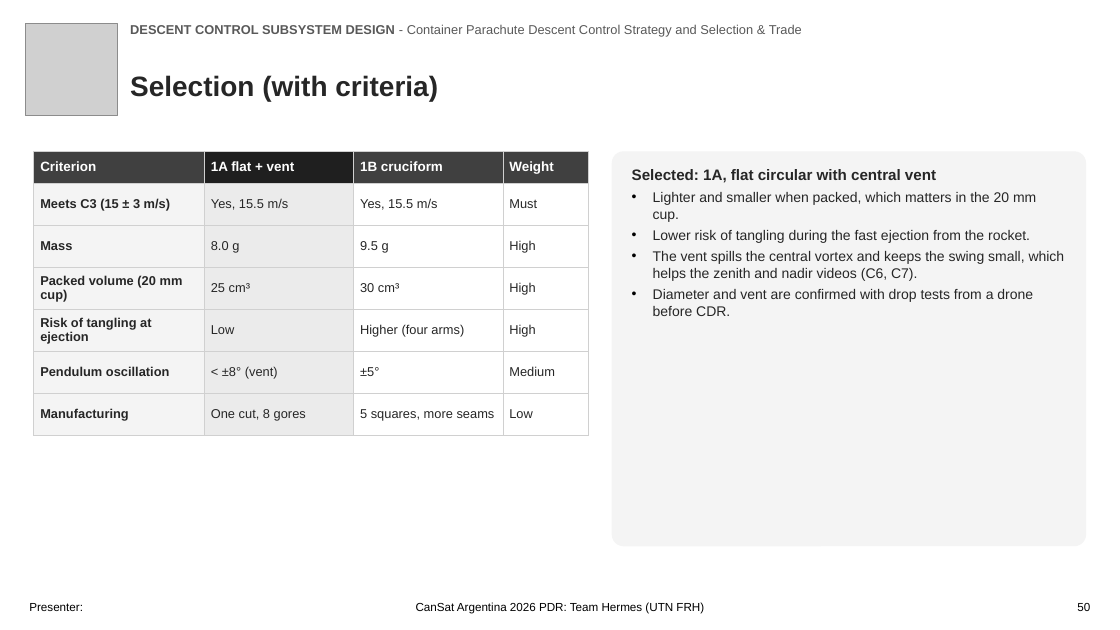
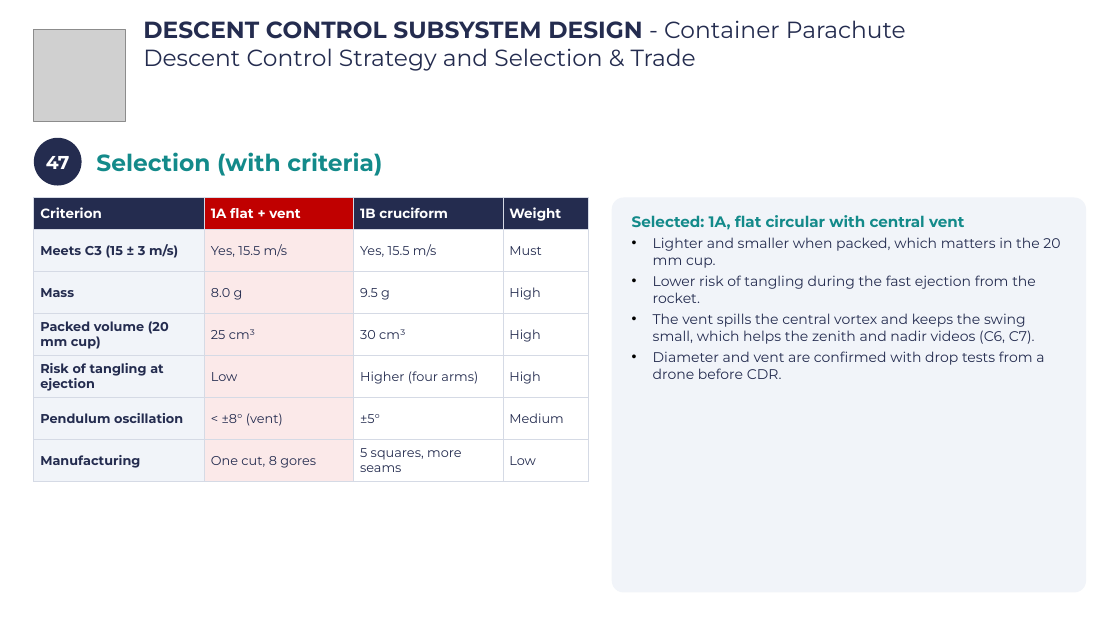
Before and after one commit to Caetano18/proyecto, a slide deck: slide 50 of cansat_pdr/laminas_plantilla/CanSat_PDR_Hermes_completo.pptx. Drawn at 1120x630 pixels with LibreOffice and Linux fonts; fonts in the diff are those of the drawing; grey boxes stand for pictures; background and template pictures are left out. Boxes give left, top, right and bottom in pixels: in the first picture for what was removed or moved away, otherwise in the second. Text is boxed around its words. In the diff, an @@ line names an element or a change of style, - is before the commit and + after.

```diff
--- a/cansat_pdr/laminas_plantilla/CanSat_PDR_Hermes_completo.pptx
+++ b/cansat_pdr/laminas_plantilla/CanSat_PDR_Hermes_completo.pptx
@@ picture: place and size @@
-picture at (25, 24, 118, 116)
+picture at (34, 29, 125, 121)
@@ text "DESCENT CONTROL SUBSYSTEM DESIGN - ...": place and size @@
-text "DESCENT CONTROL SUBSYSTEM DESIGN - ..." at (130, 24, 802, 37)
+text "DESCENT CONTROL SUBSYSTEM DESIGN - ..." at (143, 20, 906, 71)
@@ text "DESCENT CONTROL SUBSYSTEM DESIGN - ..." at (143, 20, 906, 71): size 11 to 20 pt, font Arial to Montserrat, text colour #595959 to #242C4F @@
@@ ellipse added at (34, 138, 82, 186), fill #242C4F, 16 pt, text #FFFFFF, bold @@
+47
@@ text "Selection (with criteria)": place and size @@
-text "Selection (with criteria)" at (130, 75, 438, 102)
+text "Selection (with criteria)" at (96, 152, 382, 176)
@@ text "Selection (with criteria)" at (96, 152, 382, 176): size 24 to 20 pt, font Arial to Montserrat, text colour #262626 to #138A8A @@
@@ table: place and size @@
-table at (34, 151, 589, 435)
+table at (34, 197, 589, 481)
@@ table at (34, 197, 589, 481) @@
@@ fill #404040 to #242C4F in 3 cells @@
@@ fill #1F1F1F to #C00000 in row 1, column 2 @@
@@ fill #F4F4F4 to #F1F4F9 in 6 cells @@
@@ fill #EBEBEB to #FBE9E9 in 6 cells @@
@@ font Arial to Montserrat @@
@@ text colour #262626 to #242C4F in "Meets C3 (15 ± 3 m/s)", "Yes, 15.5 m/s", "Yes, 15.5 m/s", "Must" and 20 more places @@
@@ borders changed @@
@@ rounded rectangle "Selected: 1A, flat circular with ...": place and size @@
-rounded rectangle "Selected: 1A, flat circular with ..." at (612, 151, 1086, 546)
+rounded rectangle "Selected: 1A, flat circular with ..." at (612, 197, 1086, 592)
@@ rounded rectangle "Selected: 1A, flat circular with ..." at (612, 197, 1086, 592): font Arial to Montserrat; text colour #262626 to #138A8A in "Selected: 1A, flat circular with central vent"; text colour #262626 to #242C4F in "Lighter and smaller when packed, which matters ...", "Lower risk of tangling during the fast ...", "The vent spills the central vortex and ...", "Diameter and vent are confirmed with drop ..."; fill #F4F4F4 to #F1F4F9 @@
@@ text removed at (29, 603, 83, 611) @@
-Presenter:
@@ text removed at (416, 602, 704, 614) @@
-CanSat Argentina 2026 PDR: Team Hermes (UTN FRH)
@@ text removed at (1077, 603, 1090, 611) @@
-50
```
Also in this commit, not shown: 105 other slides changed, 18 other files.
